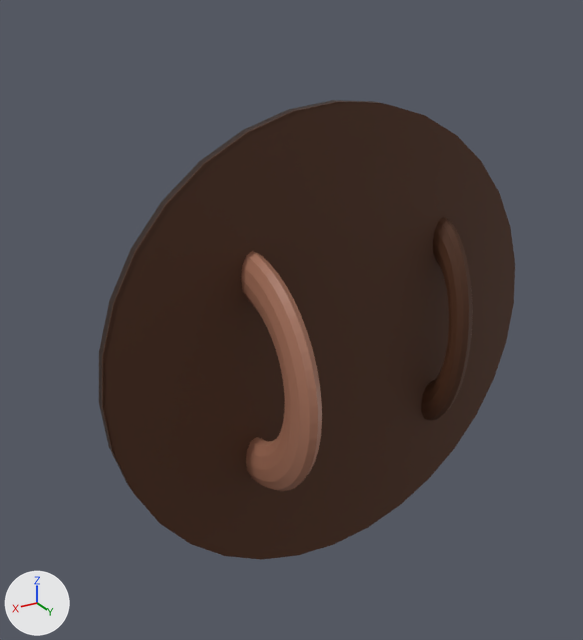
The Blender file Assets/Prefabs/BlenderModels/shield.blend, before and after one commit.
The view is the same before and after, from a camera (50 mm lens) standing at (1.73, 2.55, 1.44) and looking at (0.23, 0.05, 0.19). Arrows for +X, +Y and +Z are at lower left; the lights stay in place.

Objects in the first picture: 'Handle', 'ShieldFace', 'Strap'.
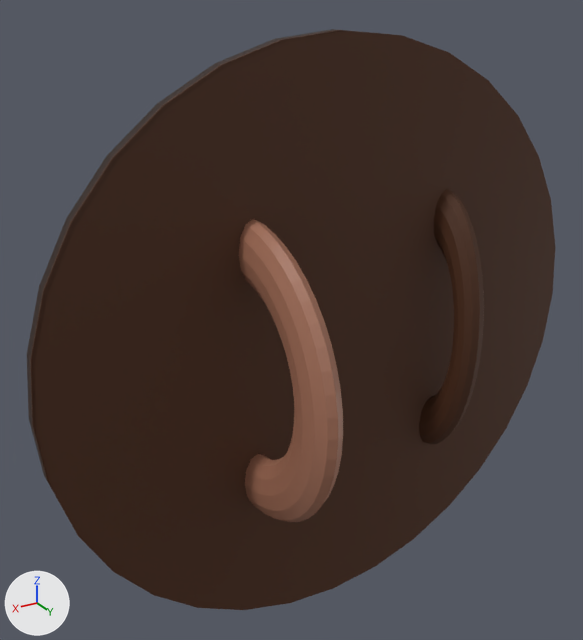
The change in detail:
Object 'ShieldFace' (ob_shieldface) is rescaled from (1.0, 1.0, 0.04) to (1.25, 1.25, 0.05).
Object 'Handle' (ob_handle) is rescaled from (0.4, 0.2, 0.2) to (0.5, 0.25, 0.25).
Object 'Strap' (ob_strap) is rescaled from (0.4, 0.4, 0.2) to (0.5, 0.5, 0.25).

Location of each change, (x1, y1, x2, y2) in pixels of the pictures (583 x 640 px):
'ShieldFace', rescaled (27% wider, 26% taller): before (99, 100, 515, 560); after (27, 29, 555, 610)
'Strap', rescaled (28% wider, 26% taller): before (241, 251, 322, 491); after (239, 219, 343, 522)
'Handle', rescaled (25% wider, 25% taller): before (421, 217, 473, 421); after (419, 189, 484, 444)
